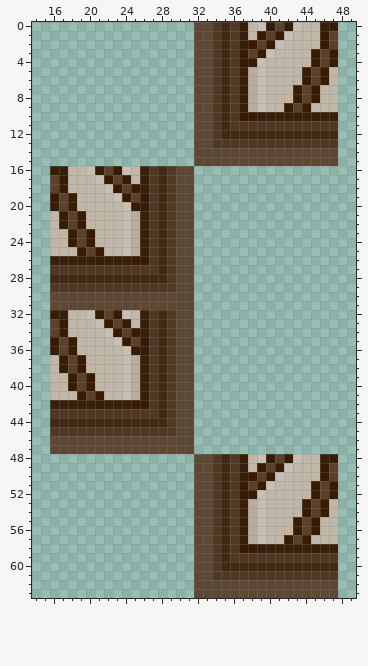
Two states of a pixel-art sprite, Resources/Textures/Civ14/Structures/Walls/medieval.rsi/medieval7.png. This is how it looked before the edit.
The file is 64x64 pixels. Shown: x 14..49, y 0..63.
And afterwards:
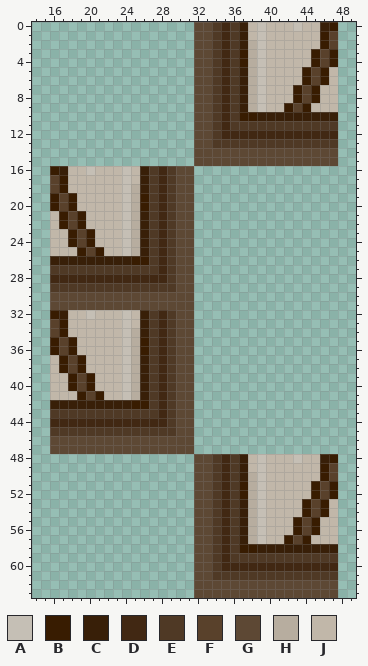
Palette (. is transparent): A #c5bfb5  B #381c01  C #381f08  D #412813  E #4f3925  F #59412b  G #5d4834  H #b7ad9f  J #c1b7a9
What changed:
Colour A replaces colour B in row 1 at x 39; in row 3 at x 39; in row 17 at x 24; in row 19 at x 24; in row 33 at x 24; in row 35 at x 24.
Colour A replaces colour B in row 49 at x 39; in row 51 at x 39.
Colour A replaces colour F in row 2 at x 39; in row 18 at x 24; in row 34 at x 24; in row 50 at x 39.
Colour H replaces colour B in row 2 at x 38; in row 4 at x 38; in row 18 at x 25; in row 20 at x 25; in row 34 at x 25; in row 36 at x 25.
Colour H replaces colour B in row 50 at x 38; in row 52 at x 38.
Colour H replaces colour F in row 3 at x 38; in row 19 at x 25; in row 35 at x 25; in row 51 at x 38.
Colour J replaces colour A in row 1 at x 42; in row 2 at x 41; in row 3 at x 40; in row 17 at x 21; in row 18 at x 22; in row 19 at x 23.
Colour J replaces colour A in row 33 at x 21; in row 34 at x 22; in row 35 at x 23; in row 49 at x 42; in row 50 at x 41; in row 51 at x 40.
Colour J replaces colour B in row 0 at x 40 and 42; in row 1 at x 41; in row 2 at x 40; in row 16 at x 21 and 23; in row 17 at x 22; in row 18 at x 23.
Colour J replaces colour B in row 32 at x 21 and 23; in row 33 at x 22; in row 34 at x 23; in row 48 at x 40 and 42; in row 49 at x 41; in row 50 at x 40.
Colour J replaces colour F in row 0 at x 41; in row 1 at x 40; in row 16 at x 22; in row 17 at x 23; in row 32 at x 22; in row 33 at x 23.
Colour J replaces colour F in row 48 at x 41; in row 49 at x 40.
